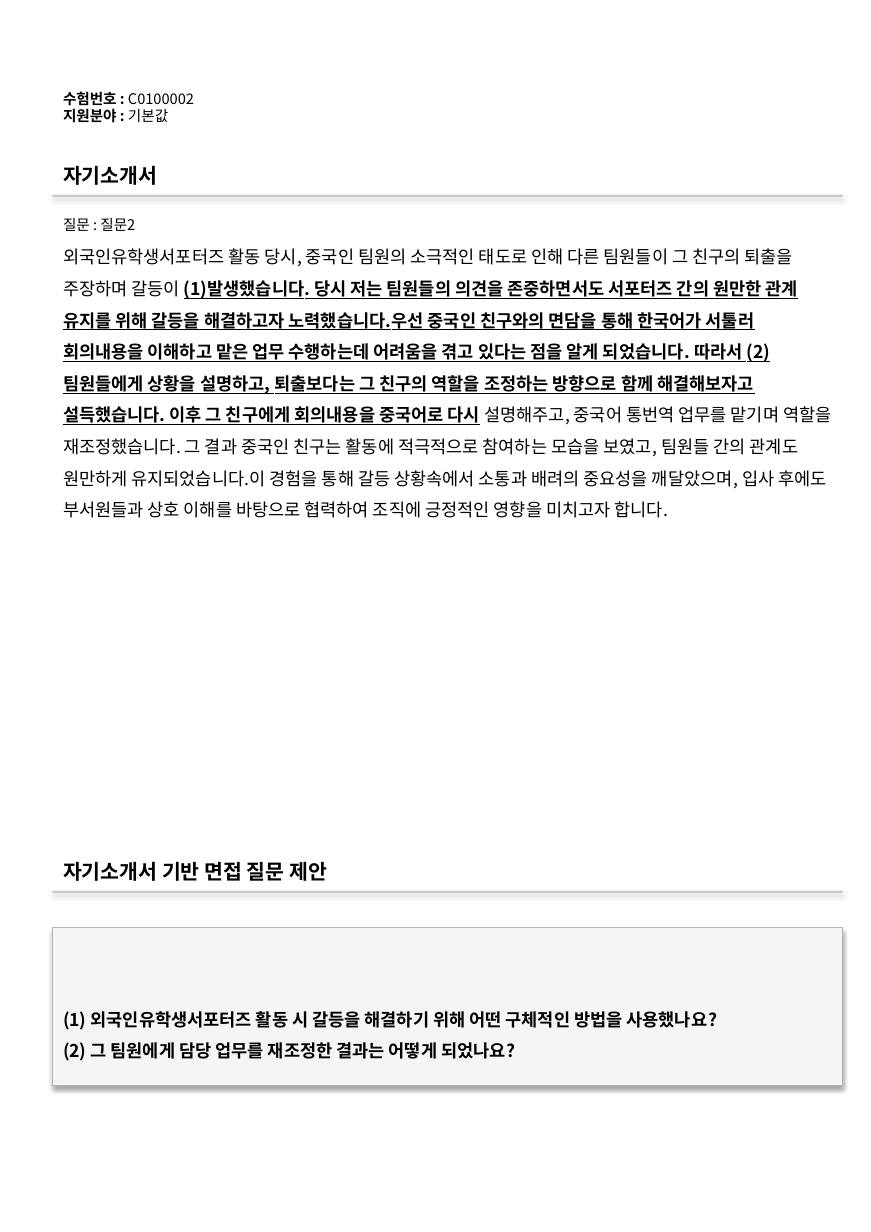
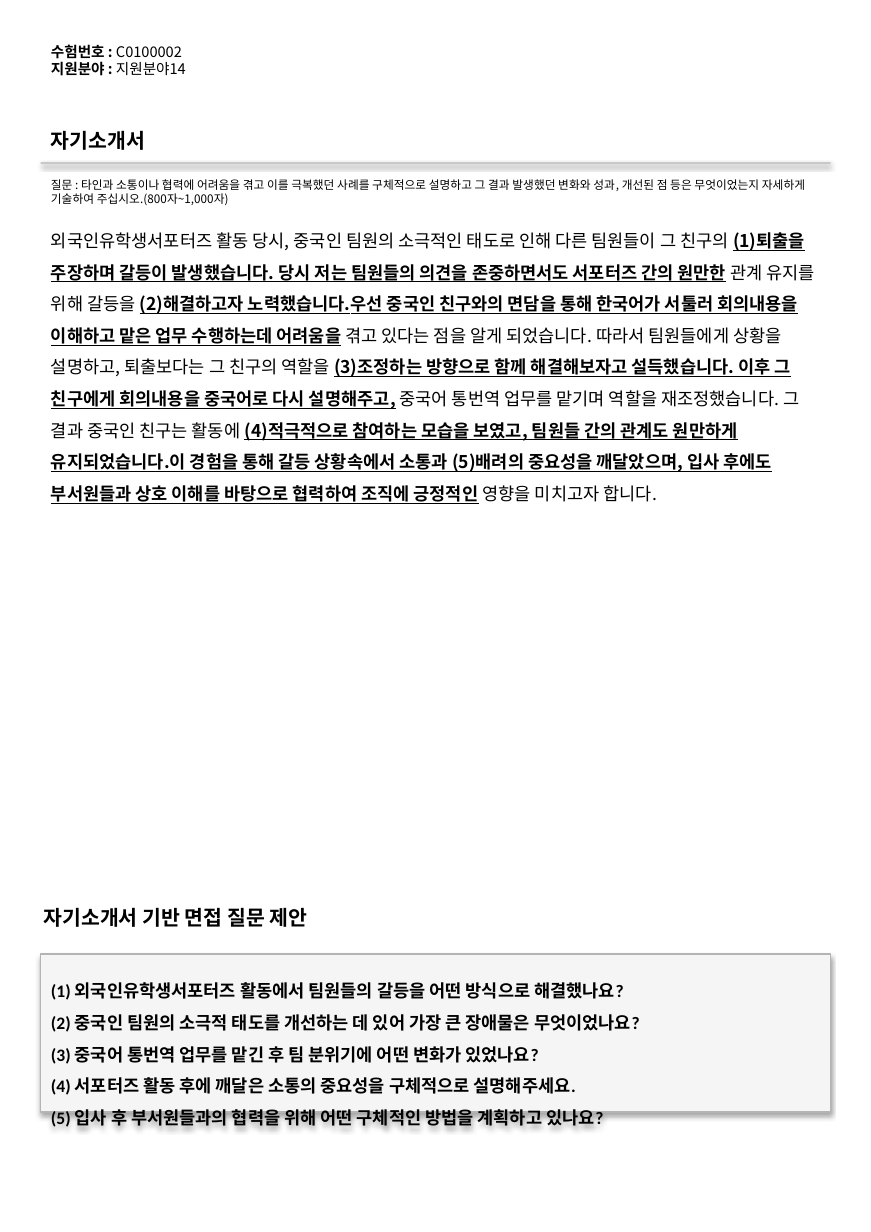
Before and after one commit to DaeGul2/isbr-auto-questionnaire, a slide deck: slide 14 of flask-server/outputs/output.pptx (slide 6 before the commit). Drawn at 871x1232 pixels with LibreOffice and Linux fonts; fonts in the diff are those of the drawing. Boxes give left, top, right and bottom in pixels: in the first picture for what was removed or moved away, otherwise in the second. Text is boxed around its words. In the diff, an @@ line names an element or a change of style, - is before the commit and + after.

```diff
--- a/flask-server/outputs/output.pptx
+++ b/flask-server/outputs/output.pptx
@@ text at <box>51,44,186,76</box>: text changed @@
-수험번호 : C0100002
-지원분야 : 기본값
+수험번호 : C0100002
+지원분야 : 지원분야14
@@ text "자기소개서": place and size @@
-text "자기소개서" at <box>63,165,157,185</box>
+text "자기소개서" at <box>51,130,145,150</box>
@@ rectangle: place and size @@
-rectangle at <box>53,195,843,197</box>
+rectangle at <box>41,162,831,164</box>
@@ text added at <box>51,179,805,205</box>, 8 pt, text #000000 @@
+질문 : 타인과 소통이나 협력에 어려움을 겪고 이를 극복했던 사례를 구체적으로 설명하고 그 결과 발생했던 변화와 성과, 개선된 점 등은 무엇이었는지 자세하게 기술하여 주십시오.(800자~1,000자)
@@ text at <box>51,232,815,504</box>: text changed; bold on @@
-외국인유학생서포터즈 활동 당시, 중국인 팀원의 소극적인 태도로 인해 다른 팀원들이 그 친구의 퇴출을 주장하며 갈등이 (1)발생했습니다. 당시 저는 팀원들의 의견을 존중하면서도 서포터즈 간의 원만한 관계 유지를 위해 갈등을 해결하고자 노력했습니다.우선 중국인 친구와의 면담을 통해 한국어가 서툴러 회의내용을 이해하고 맡은 업무 수행하는데 어려움을 겪고 있다는 점을 알게 되었습니다. 따라서 (2)팀원들에게 상황을 설명하고, 퇴출보다는 그 친구의 역할을 조정하는 방향으로 함께 해결해보자고 설득했습니다. 이후 그 친구에게 회의내용을 중국어로 다시 설명해주고, 중국어 통번역 업무를 맡기며 역할을 재조정했습니다. 그 결과 중국인 친구는 활동에 적극적으로 참여하는 모습을 보였고, 팀원들 간의 관계도 원만하게 유지되었습니다.이 경험을 통해 갈등 상황속에서 소통과 배려의 중요성을 깨달았으며, 입사 후에도 부서원들과 상호 이해를 바탕으로 협력하여 조직에 긍정적인 영향을 미치고자 합니다.
+외국인유학생서포터즈 활동 당시, 중국인 팀원의 소극적인 태도로 인해 다른 팀원들이 그 친구의 (1)퇴출을 주장하며 갈등이 발생했습니다. 당시 저는 팀원들의 의견을 존중하면서도 서포터즈 간의 원만한 관계 유지를 위해 갈등을 (2)해결하고자 노력했습니다.우선 중국인 친구와의 면담을 통해 한국어가 서툴러 회의내용을 이해하고 맡은 업무 수행하는데 어려움을 겪고 있다는 점을 알게 되었습니다. 따라서 팀원들에게 상황을 설명하고, 퇴출보다는 그 친구의 역할을 (3)조정하는 방향으로 함께 해결해보자고 설득했습니다. 이후 그 친구에게 회의내용을 중국어로 다시 설명해주고, 중국어 통번역 업무를 맡기며 역할을 재조정했습니다. 그 결과 중국인 친구는 활동에 (4)적극적으로 참여하는 모습을 보였고, 팀원들 간의 관계도 원만하게 유지되었습니다.이 경험을 통해 갈등 상황속에서 소통과 (5)배려의 중요성을 깨달았으며, 입사 후에도 부서원들과 상호 이해를 바탕으로 협력하여 조직에 긍정적인 영향을 미치고자 합니다.
@@ text removed at <box>63,218,135,231</box> @@
-질문 : 질문2
@@ text "자기소개서 기반 면접 질문 제안": place and size @@
-text "자기소개서 기반 면접 질문 제안" at <box>63,861,327,881</box>
+text "자기소개서 기반 면접 질문 제안" at <box>44,907,308,927</box>
@@ rectangle removed at <box>53,891,843,893</box> @@
@@ rectangle "(1) 외국인유학생서포터즈 활동에서 팀원들의 갈등을 ...": place and size @@
-rectangle "(1) 외국인유학생서포터즈 활동에서 팀원들의 갈등을 ..." at <box>53,927,843,1085</box>
+rectangle "(1) 외국인유학생서포터즈 활동에서 팀원들의 갈등을 ..." at <box>41,954,831,1112</box>
@@ text in rectangle at <box>51,982,640,1129</box>: text changed; font Noto Sans CJK KR to Calibri @@
-(1) 외국인유학생서포터즈 활동 시 갈등을 해결하기 위해 어떤 구체적인 방법을 사용했나요?
-(2) 그 팀원에게 담당 업무를 재조정한 결과는 어떻게 되었나요?
+(1) 외국인유학생서포터즈 활동에서 팀원들의 갈등을 어떤 방식으로 해결했나요?
+(2) 중국인 팀원의 소극적 태도를 개선하는 데 있어 가장 큰 장애물은 무엇이었나요?
+(3) 중국어 통번역 업무를 맡긴 후 팀 분위기에 어떤 변화가 있었나요?
+(4) 서포터즈 활동 후에 깨달은 소통의 중요성을 구체적으로 설명해주세요.
+(5) 입사 후 부서원들과의 협력을 위해 어떤 구체적인 방법을 계획하고 있나요?
```
Also in this commit, not shown: 3 other slides changed, 12 slides added, 8 slides removed, 5 other files.
